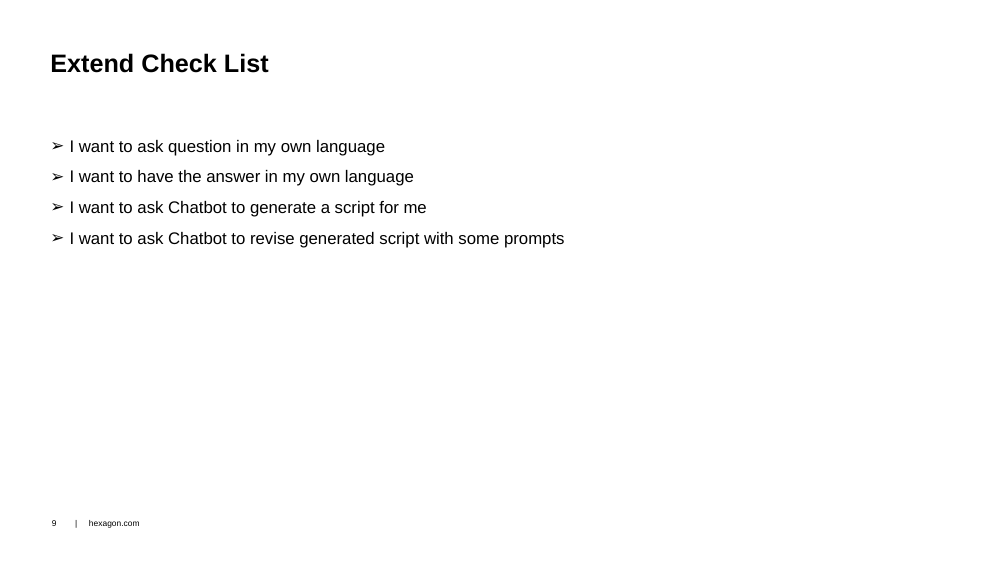
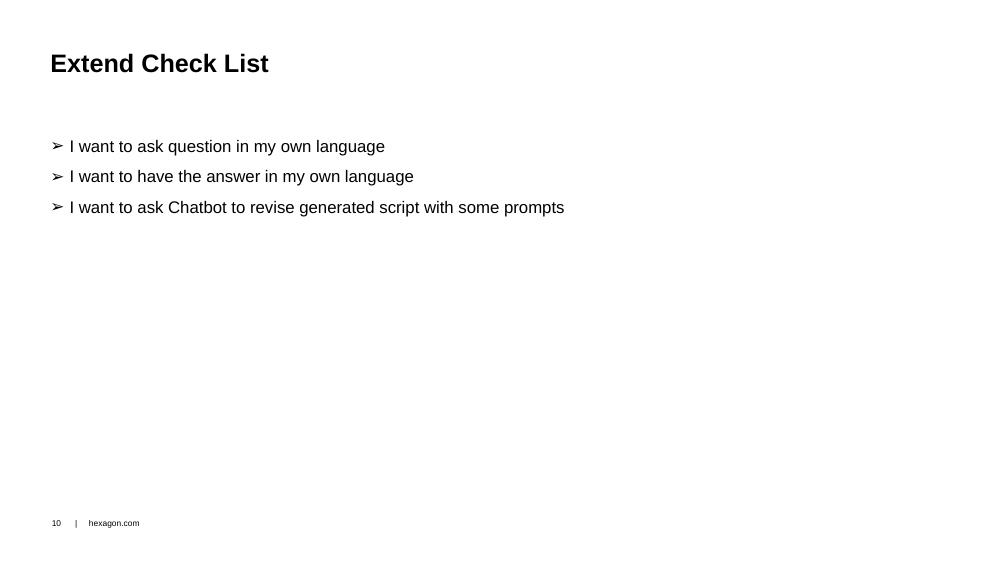
Before and after one commit to dongzgh/protos-vmccopilot, a slide deck: slide 10 of docs/VMC Hackathon 2024 - VMC.Chatbot - Demo.pptx (slide 9 before the commit). Drawn at 1008x567 pixels with LibreOffice and Linux fonts; fonts in the diff are those of the drawing; background and template pictures are left out. Boxes give left, top, right and bottom in pixels: in the first picture for what was removed or moved away, otherwise in the second. Text is boxed around its words. In the diff, an @@ line names an element or a change of style, - is before the commit and + after.

```diff
--- a/docs/VMC Hackathon 2024 - VMC.Chatbot - Demo.pptx
+++ b/docs/VMC Hackathon 2024 - VMC.Chatbot - Demo.pptx
@@ text at [70, 201, 427, 217]: paragraph removed @@
-➢ I want to ask Chatbot to generate a script for me
@@ page number at [52, 520, 61, 526]: text changed @@
-9
+10
```
Also in this commit, not shown: 3 other slides changed, 1 slide added.
